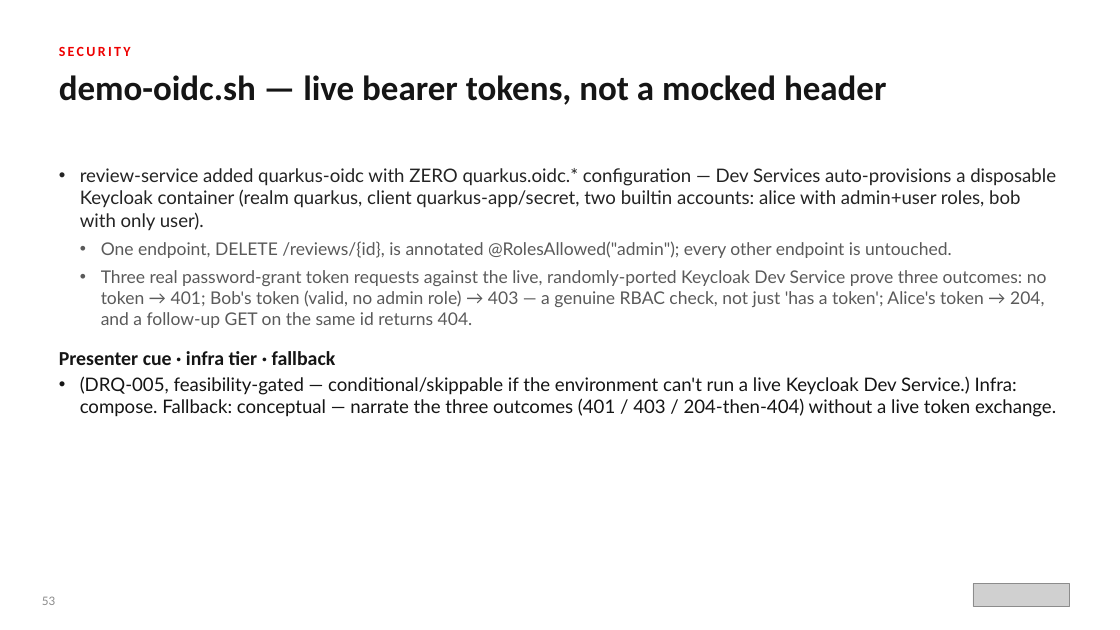
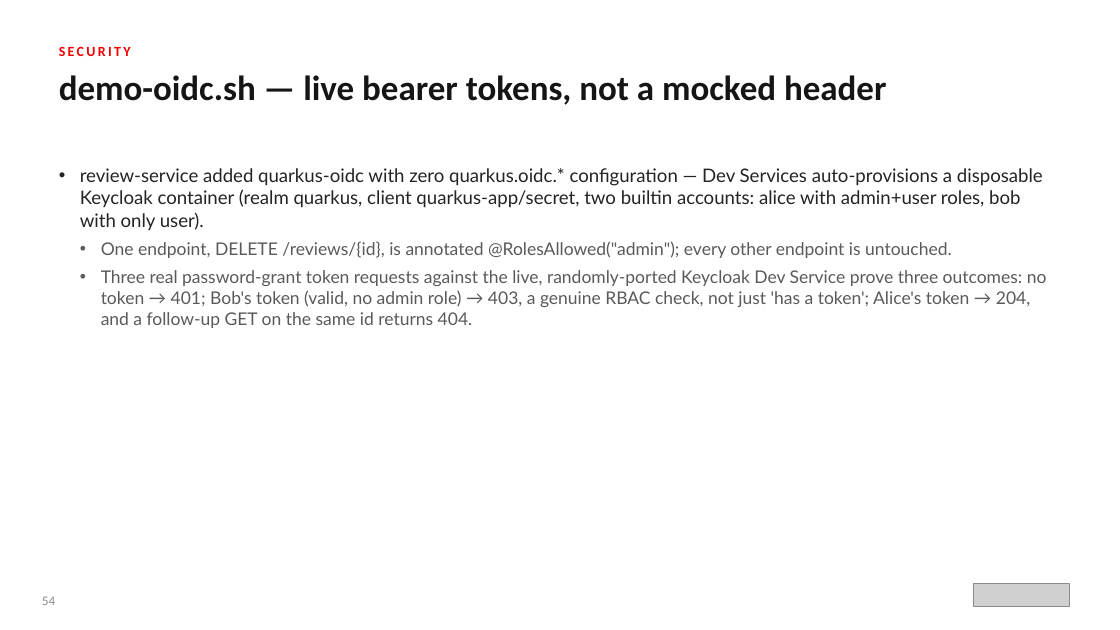
Before and after one commit to patterncatalyst/datamesh-reference-arch-quarkus, a slide deck: slide 55 of presentation/datamesh-201/Datamesh-201-Quarkus-r1.0.pptx (slide 54 before the commit). Drawn at 1120x630 pixels with LibreOffice and Linux fonts; fonts in the diff are those of the drawing; grey boxes stand for pictures. Boxes give left, top, right and bottom in pixels: in the first picture for what was removed or moved away, otherwise in the second. Text is boxed around its words. In the diff, an @@ line names an element or a change of style, - is before the commit and + after.

```diff
--- a/presentation/datamesh-201/Datamesh-201-Quarkus-r1.0.pptx
+++ b/presentation/datamesh-201/Datamesh-201-Quarkus-r1.0.pptx
@@ text at bbox=[80, 168, 1043, 230]: text changed @@
-• review-service added quarkus-oidc with ZERO quarkus.oidc.* configuration — Dev Services auto-provisions a disposable Keycloak container (realm quarkus, client quarkus-app/secret, two builtin accounts: alice with admin+user roles, bob with only user).
+• review-service added quarkus-oidc with zero quarkus.oidc.* configuration — Dev Services auto-provisions a disposable Keycloak container (realm quarkus, client quarkus-app/secret, two builtin accounts: alice with admin+user roles, bob with only user).
@@ text at bbox=[101, 270, 1047, 328]: text changed @@
-  • Three real password-grant token requests against the live, randomly-ported Keycloak Dev Service prove three outcomes: no token → 401; Bob's token (valid, no admin role) → 403 — a genuine RBAC check, not just 'has a token'; Alice's token → 204, and a follow-up GET on the same id returns 404.
-Presenter cue · infra tier · fallback
-• (DRQ-005, feasibility-gated — conditional/skippable if the environment can't run a live Keycloak Dev Service.) Infra: compose. Fallback: conceptual — narrate the three outcomes (401 / 403 / 204-then-404) without a live token exchange.
+  • Three real password-grant token requests against the live, randomly-ported Keycloak Dev Service prove three outcomes: no token → 401; Bob's token (valid, no admin role) → 403, a genuine RBAC check, not just 'has a token'; Alice's token → 204, and a follow-up GET on the same id returns 404.
@@ text at bbox=[42, 596, 55, 605]: text changed @@
-53
+54
```
Also in this commit, not shown: 70 other slides changed, 1 slide added, 5 other files.
